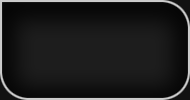
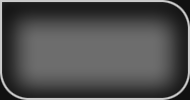
Comparing the layer stacks of the two (190, 100) images. Changes:
"Layer 4": opacity 75% → 5% over [2, 2, 188, 98]
